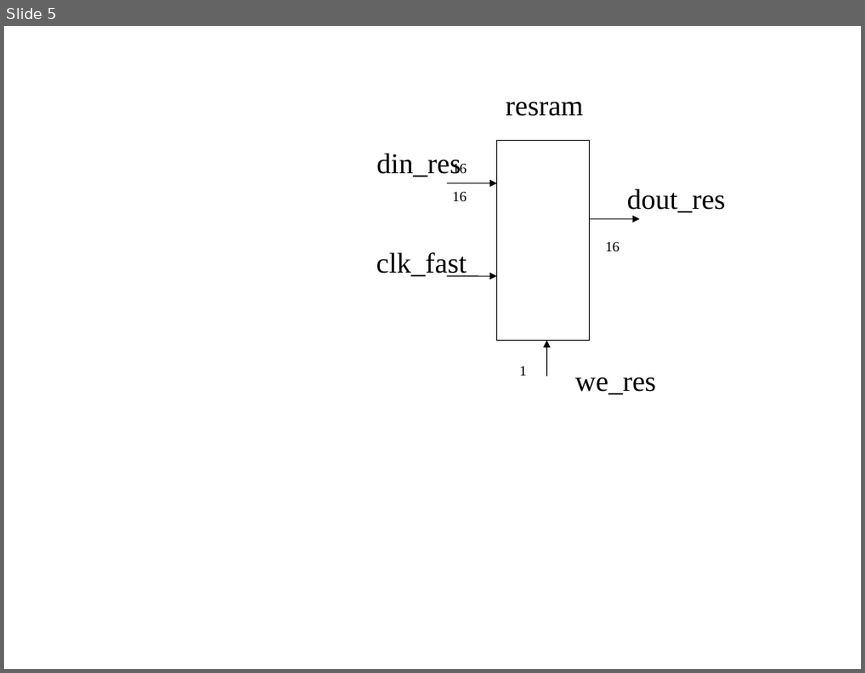
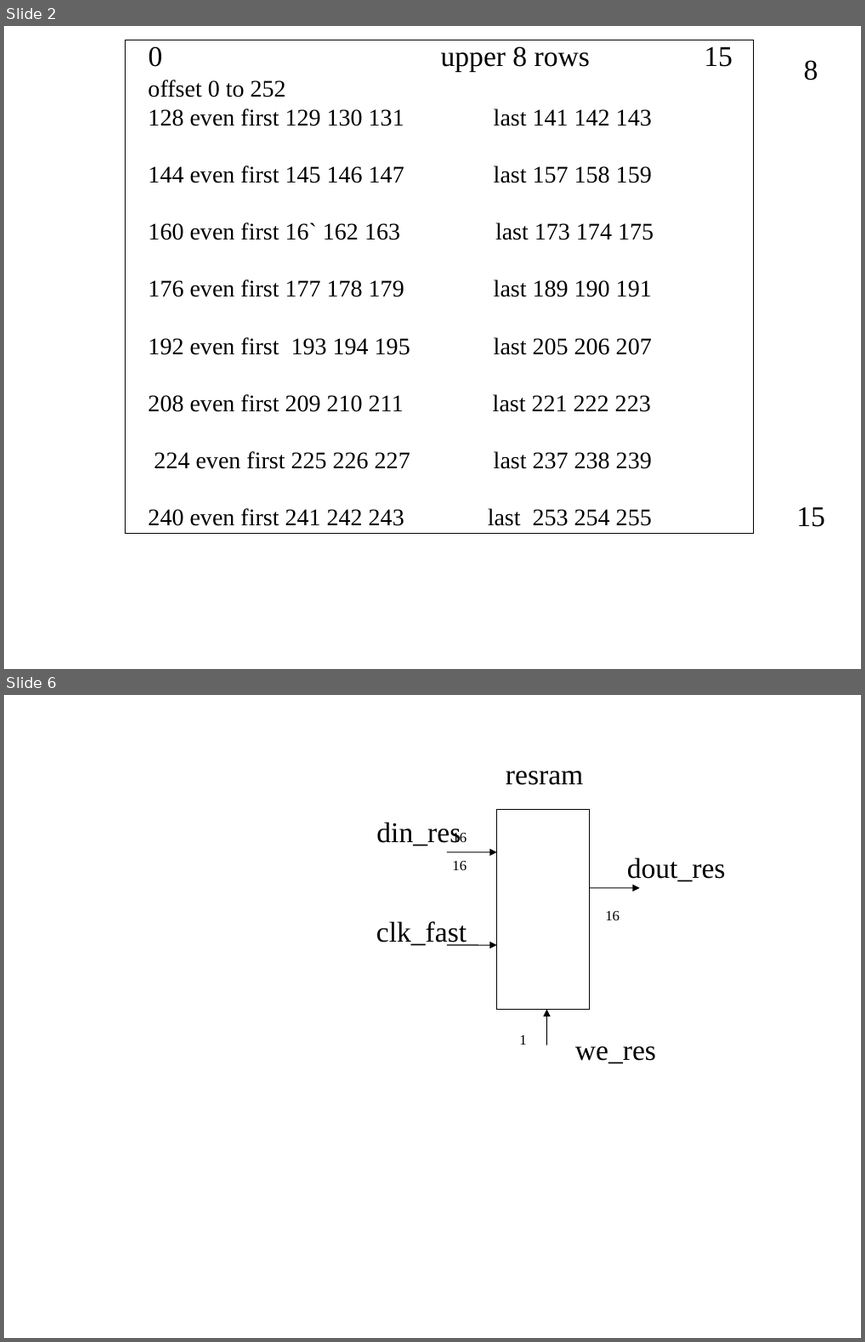
Before and after one commit to develone/jpeg-2000-test, a slide deck: jpeg2k/delay_mux.ppt. Shown one above the other, each under a label of ours: slide 5 before the commit, slides 2 and 6 after it; the slides between them are not shown. The pictures are 865x673 and 865x1342 pixels, drawn with LibreOffice and Linux fonts; fonts in the diff are those of the drawing. Boxes give left, top, right and bottom in pixels: in the first picture for what was removed or moved away, otherwise in the second. Text is boxed around its words. In the diff, an @@ line names an element or a change of style, - is before the commit and + after.

```diff
--- a/jpeg2k/delay_mux.ppt
+++ b/jpeg2k/delay_mux.ppt
@@ slide 2 added at box(4, 26, 861, 669), background #FFFFFF @@
@@ rectangle added at box(126, 40, 754, 533), outline #000000 0.74 pt @@
@@ text added at box(148, 46, 732, 71), 24 pt, text #000000 @@
+0 upper 8 rows 15
@@ text added at box(796, 60, 825, 527), 24 pt, text #000000 @@
+8
+15
@@ text added at box(148, 80, 653, 526), 20 pt, text #000000 @@
+offset 0 to 252
+128 even first 129 130 131 last 141 142 143
+144 even first 145 146 147 last 157 158 159
+160 even first 16` 162 163 last 173 174 175
+176 even first 177 178 179 last 189 190 191
+192 even first 193 194 195 last 205 206 207
+208 even first 209 210 211 last 221 222 223
+224 even first 225 226 227 last 237 238 239
+240 even first 241 242 243 last 253 254 255
@@ what was slide 5 is now slide 6 @@
```
Also in this commit, not shown: 3 slides changed, 1 other slide added, 1 slide removed, 3 other files.
